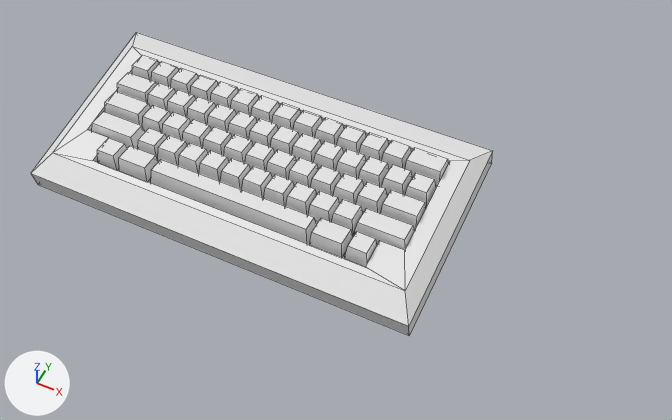
A saved change to the Blender file VR Project/assets/models/Keyboard.blend.
Rendered twice from a 50 mm lens placed at (0.108, -0.342, 0.599), pointed at (-0.123, 0.12, 0.021). Arrows for +X, +Y and +Z are at lower left; the lights stay in place. Mesh edges are drawn as thin lines.

Script lines for the objects in view, before the commit:
```python
me_cube_003 = bpy.data.meshes.new('Cube.003')
me_cube_003.from_pydata(...)  # 36 vertices, 32 faces; spans x -0.178..0.178, y -0.086..0.086, z -0.03..0.029
me_cube_066 = bpy.data.meshes.new('Cube.066')
me_cube_066.from_pydata(...)  # 8 vertices, 5 faces; spans x -0.0102..0.0102, y -0.0102..0.0102, z -0.0053..0.0097
me_cube_070 = bpy.data.meshes.new('Cube.070')
me_cube_070.from_pydata(...)  # 8 vertices, 5 faces; spans x -0.0232..0.0223, y -0.0102..0.0102, z -0.0053..0.0097
ob_keyboard = bpy.data.objects.new('Keyboard', me_cube_003)
ob_keyboard.location = (-0.2014, 0.1286, 0.0295)
ob_keylayer1 = bpy.data.objects.new('Keylayer1', me_cube_066)
ob_keylayer1.location = (-0.3408, 0.1714, 0.051)
_m = ob_keylayer1.modifiers.new('Array', 'ARRAY')
_m.count = 13
_m.relative_offset_displace = (1.015, 0.0, 0.0)
ob_shifts = bpy.data.objects.new('Shifts', me_cube_070)
ob_shifts.location = (-0.3267, 0.1048, 0.0366)
_m = ob_shifts.modifiers.new('Array', 'ARRAY')
_m.relative_offset_displace = (5.6, 0.0, 0.0)
# also in view: 'Tab & Backspace' at (-0.201, 0.161, 0.051); 'Capslock' at (-0.332, 0.127, 0.044); 'Mac & Enter' at (-0.2, 0.083, 0.035); 'Return' at (-0.066, 0.127, 0.044); 'Keylayer4' at (-0.198, 0.105, 0.039)
```
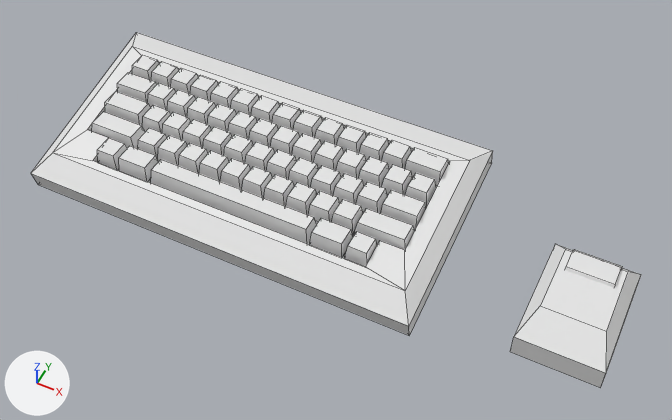
Where the change shows, as pixel boxes [x1, y1, x2, y2] in the pictures (672 x 420 px):
```json
{"object": "Mouse", "change": "added", "after": [510, 244, 641, 388]}
{"object": "MouseButton", "change": "added", "after": [565, 249, 622, 288]}
```

Edits to the scene script, one JSON object a line:
```json
{"op": "add", "block": "me_plane_001", "code": ["me_plane_001 = bpy.data.meshes.new('Plane.001')", "me_plane_001.from_pydata([(-0.388, 0.717, 0.654), (-0.388, 0.902, 0.469), (0.388, 0.339, 0.654), (-0.388, 0.339, 0.654), (0.388, 0.902, 0.469), (0.388, 0.717, 0.654), (-0.388, 0.669, 0.539), (-0.388, 0.855, 0.354), (-0.388, 0.291, 0.539), (0.388, 0.291, 0.539), (0.388, 0.669, 0.539), (0.388, 0.855, 0.354)], [], [(5, 0, 3, 2), (4, 1, 0, 5), (10, 9, 8, 6), (11, 10, 6, 7), (4, 11, 7, 1), (5, 10, 11, 4), (0, 6, 8, 3), (3, 8, 9, 2), (2, 9, 10, 5), (1, 7, 6, 0)])"]}
{"op": "add", "block": "me_plane", "code": ["me_plane = bpy.data.meshes.new('Plane')", "me_plane.from_pydata([(-0.7, -1.0, 0.0), (0.7, -1.0, 0.0), (-0.7, 1.0, 0.0), (0.7, 1.0, 0.0), (-0.5, 0.72, 0.69), (-0.7, 1.0, 0.4), (-0.7, -1.0, 0.4), (-0.5, -0.5, 0.69), (0.7, -1.0, 0.4), (0.5, -0.5, 0.69), (0.7, 1.0, 0.4), (0.5, 0.72, 0.69)], [], [(0, 2, 3, 1), (5, 6, 7, 4), (6, 8, 9, 7), (8, 10, 11, 9), (10, 5, 4, 11), (2, 0, 6, 5), (7, 9, 11, 4), (3, 2, 5, 10), (0, 1, 8, 6), (1, 3, 10, 8)])"]}
{"op": "add", "block": "ob_mousebutton", "code": ["ob_mousebutton = bpy.data.objects.new('MouseButton', me_plane_001)", "ob_mousebutton.location = (0.0858, 0.1175, 0.0041)", "ob_mousebutton.scale = (0.05, 0.05, 0.05)"]}
{"op": "add", "block": "ob_mouse", "code": ["ob_mouse = bpy.data.objects.new('Mouse', me_plane)", "ob_mouse.location = (0.0858, 0.1175, 0.0)", "ob_mouse.scale = (0.05, 0.05, 0.05)"]}
```
